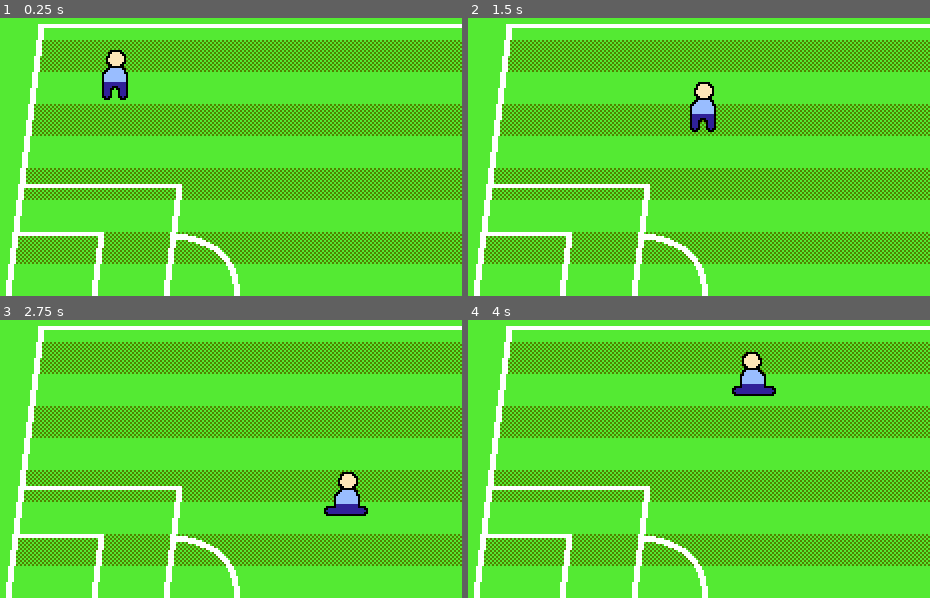
Above: before the commit, frames 1-4 (two rows, left to right).
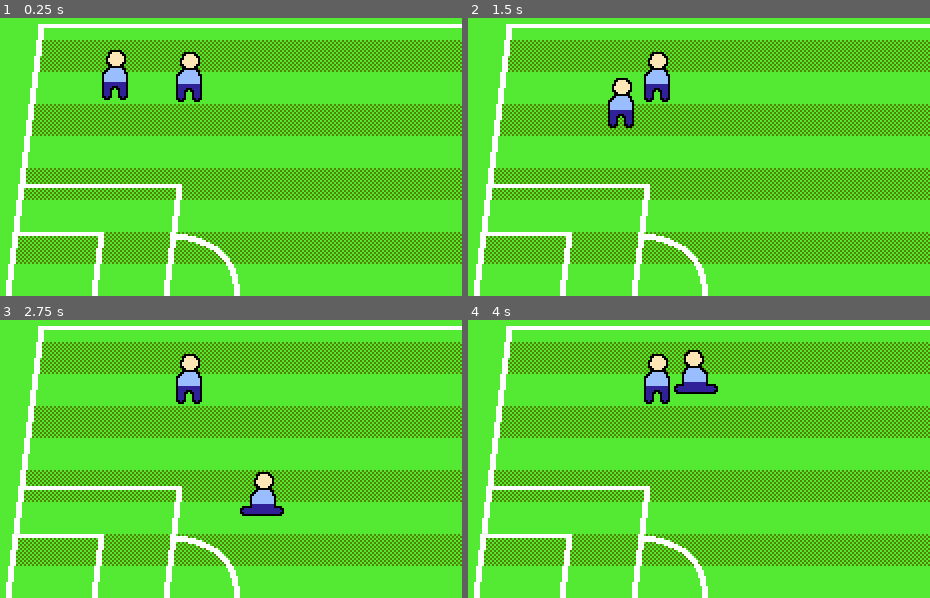
Above: after the commit, the same moments.

Repository: RenoIM/StepOver-SoccerRougeLike
Game: Godot game, scene res://Scene/world.tscn
Same seed, same stepped clock (60 frames per second), same inputs: the game is played once before the commit and once after it.
Inputs:
- Up to frame 1 (0.25 s): no input
- Up to frame 2 (1.5 s): tap Enter at 0.5 s; hold D (MoveRight) 0.53-1.28 s; tap C (Slide) at 0.6 s; hold S (MoveDown) from 1.28 s (still down); tap Z (Kick) at 1.35 s
- Up to frame 3 (2.75 s): tap C (Slide) at 1.55, 2.3 s; release S (MoveDown) at 2.03 s; hold D (MoveRight) from 2.03 s (still down); tap X (Pass) at 2.1 s
- Up to frame 4 (4 s): release D (MoveRight) at 2.78 s; hold Up (MoveUp) 2.78-3.53 s; tap C (Slide) at 2.85, 3.6 s; hold A (MoveLeft) from 3.53 s (still down)

The runs differ from the first frame. In frame 1, 0.8% of the frame differs, in the area x 38-44%, y 12-31%; in frame 2, 2.4%; in frame 3, 2.6%, in the area x 38-80%, y 12-71%; in frame 4, 2.6%.

Commit message:
State Adding

Diff:
--- a/Scene/Player.tscn
+++ b/Scene/Player.tscn
@@ -54,11 +54,27 @@
 "values": [0, 1]
 }
 
+[sub_resource type="Animation" id="Animation_3eeal"]
+resource_name = "slide"
+tracks/0/type = "value"
+tracks/0/imported = false
+tracks/0/enabled = true
+tracks/0/path = NodePath("PlayerSprite:frame")
+tracks/0/interp = 1
+tracks/0/loop_wrap = true
+tracks/0/keys = {
+"times": PackedFloat32Array(0.033333335),
+"transitions": PackedFloat32Array(1),
+"update": 0,
+"values": [4]
+}
+
 [sub_resource type="AnimationLibrary" id="AnimationLibrary_nm7eu"]
 _data = {
 &"Idle": SubResource("Animation_us202"),
 &"RESET": SubResource("Animation_3biyx"),
-&"Walk": SubResource("Animation_m6ju2")
+&"Walk": SubResource("Animation_m6ju2"),
+&"slide": SubResource("Animation_3eeal")
 }
 
 [node name="Player" type="CharacterBody2D"]
--- a/Scene/world.tscn
+++ b/Scene/world.tscn
@@ -25,6 +25,9 @@
 
 [node name="Flag" type="Sprite2D" parent="background"]
 
+[node name="Player2" parent="." instance=ExtResource("4_scul4")]
+position = Vector2(143, 83)
+
 [node name="Player" parent="." instance=ExtResource("4_scul4")]
 position = Vector2(106, 82)
 motion_mode = 1
--- a/Script/Player.gd
+++ b/Script/Player.gd
@@ -2,6 +2,7 @@
 extends CharacterBody2D
 
 enum ControlScheme {CPU, P1}
+enum State {MOVING, SLIDE}
 
 @export var control_scheme : ControlScheme
 @export var speed : float
@@ -9,18 +10,25 @@
 @onready var animation_player: AnimationPlayer = $AnimationPlayer
 @onready var player_sprite: Sprite2D = %PlayerSprite
 
+var current_state: PlayerState = null
 var heading := Vector2.RIGHT
+var state_factory := PlayerStateFactory.new()
+
+func _ready() -> void:
+	switch_state(State.MOVING)
 
 func _process(_delta: float) -> void:
-	if control_scheme == ControlScheme.CPU:
-		pass # Process AI Movement
-	else:
-		handle_human_movement()
-	set_movement_animation()
-	set_heading()
 	flip_sprites()
 	move_and_slide()
 
+func switch_state(state: State) -> void:
+	if current_state != null:
+		current_state.queue_free()
+	current_state = state_factory.get_fresh_state(state)
+	current_state.setup(self, animation_player)
+	current_state.state_transition_requested.connect(switch_state.bind())
+	current_state.name = "PlayerStateMachine: " + str(state)
+	call_deferred("add_child", current_state)
 func handle_human_movement() -> void:
 	var direction := KeyUtils.get_input_vector(control_scheme)
 	velocity = direction * speed
--- /dev/null
+++ b/Script/character_state/player_state.gd
@@ -0,0 +1,11 @@
+class_name PlayerState
+extends Node
+
+signal state_transition_requested(new_state: Player.State)
+
+var animation_player : AnimationPlayer = null
+var player : Player = null
+
+func setup(context_player : Player, context_animation_player: AnimationPlayer) -> void:
+	player = context_player
+	animation_player = context_animation_player
--- /dev/null
+++ b/Script/character_state/player_state_moving.gd
@@ -0,0 +1,17 @@
+class_name PlayerStateMoving
+extends PlayerState
+
+func _process(_delta: float) -> void:
+	if player.control_scheme == Player.ControlScheme.CPU:
+		pass # Process AI Movement
+	else:
+		handle_human_movement()
+	player.set_movement_animation()
+	player.set_heading()
+
+func handle_human_movement() -> void:
+	var direction := KeyUtils.get_input_vector(player.control_scheme)
+	player.velocity = direction * player.speed
+
+	if player.velocity != Vector2.ZERO and KeyUtils.is_action_just_pressed(player.control_scheme, KeyUtils.Action.SLIDE):
+		state_transition_requested.emit(Player.State.SLIDE)
--- /dev/null
+++ b/Script/character_state/player_state_slide.gd
@@ -0,0 +1,14 @@
+class_name PlayerStateSlide
+extends PlayerState
+
+var DURATION_SLIDE := 200
+
+var time_start_slide := Time.get_ticks_msec()
+
+func _enter_tree() -> void:
+	player.animation_player.play("slide")
+	time_start_slide = Time.get_ticks_msec()
+
+func _process(_delta: float) -> void:
+	if Time.get_ticks_msec() - time_start_slide > DURATION_SLIDE:
+		state_transition_requested.emit(Player.State.MOVING)
--- /dev/null
+++ b/Script/player_state_factory.gd
@@ -0,0 +1,13 @@
+class_name PlayerStateFactory
+
+var states : Dictionary
+
+func _init() -> void:
+	states = {
+		Player.State.MOVING: PlayerStateMoving,
+		Player.State.SLIDE: PlayerStateSlide,
+	}
+
+func get_fresh_state(state: Player.State) -> PlayerState:
+	assert(states.has(state), "State Doesn't exist")
+	return states.get(state).new()
Not shown: 1 places in Scene/Player.tscn that only renumber resources
Not shown, added: Script/character_state/player_state.gd.uid
Not shown, added: Script/character_state/player_state_moving.gd.uid
Not shown, added: Script/character_state/player_state_slide.gd.uid
Not shown, added: Script/player_state_factory.gd.uid
Not shown, changed: sfx/bounce.wav.import
Not shown, changed: sfx/hurt.wav.import
Not shown, changed: sfx/pass.wav.import
Not shown, changed: sfx/power-shot.wav.import
Not shown, changed: sfx/shoot.wav.import
Not shown, changed: sfx/tackle.wav.import
Not shown, changed: sfx/ui-navigate.wav.import
(and 11 more such lines)
